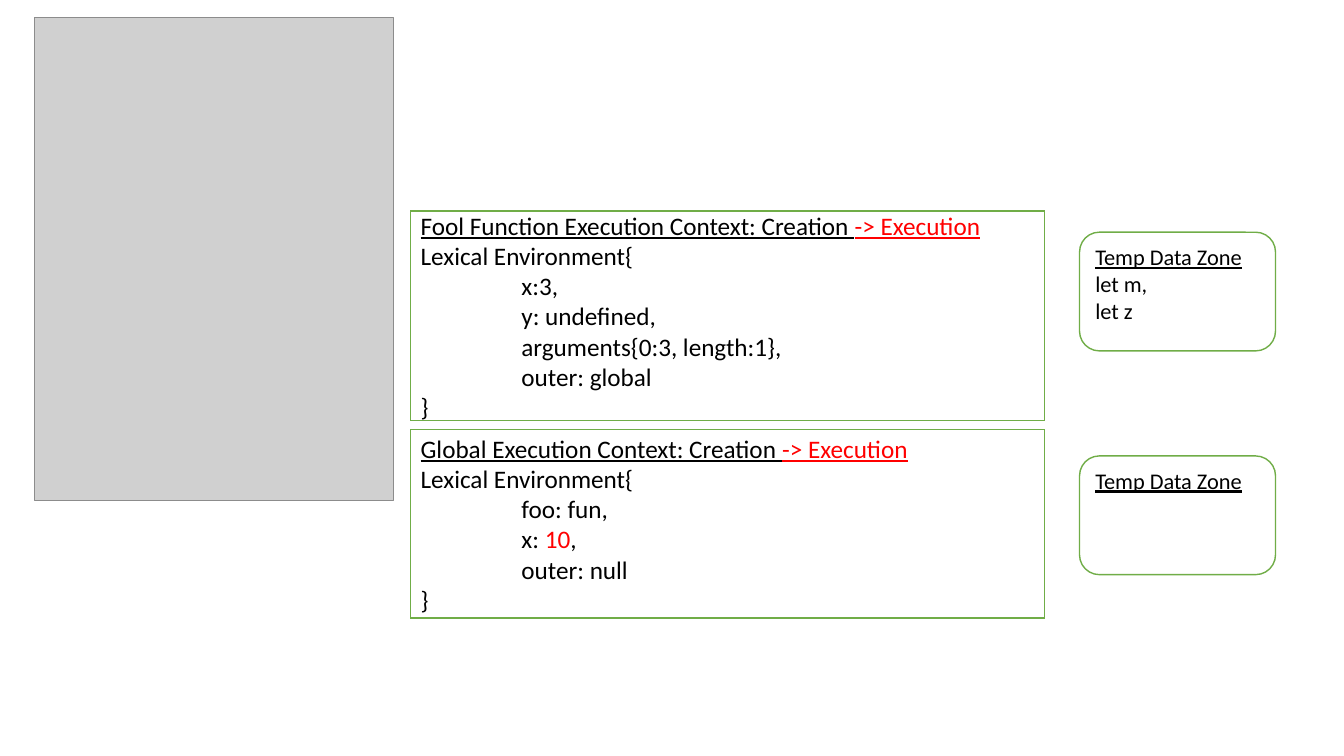
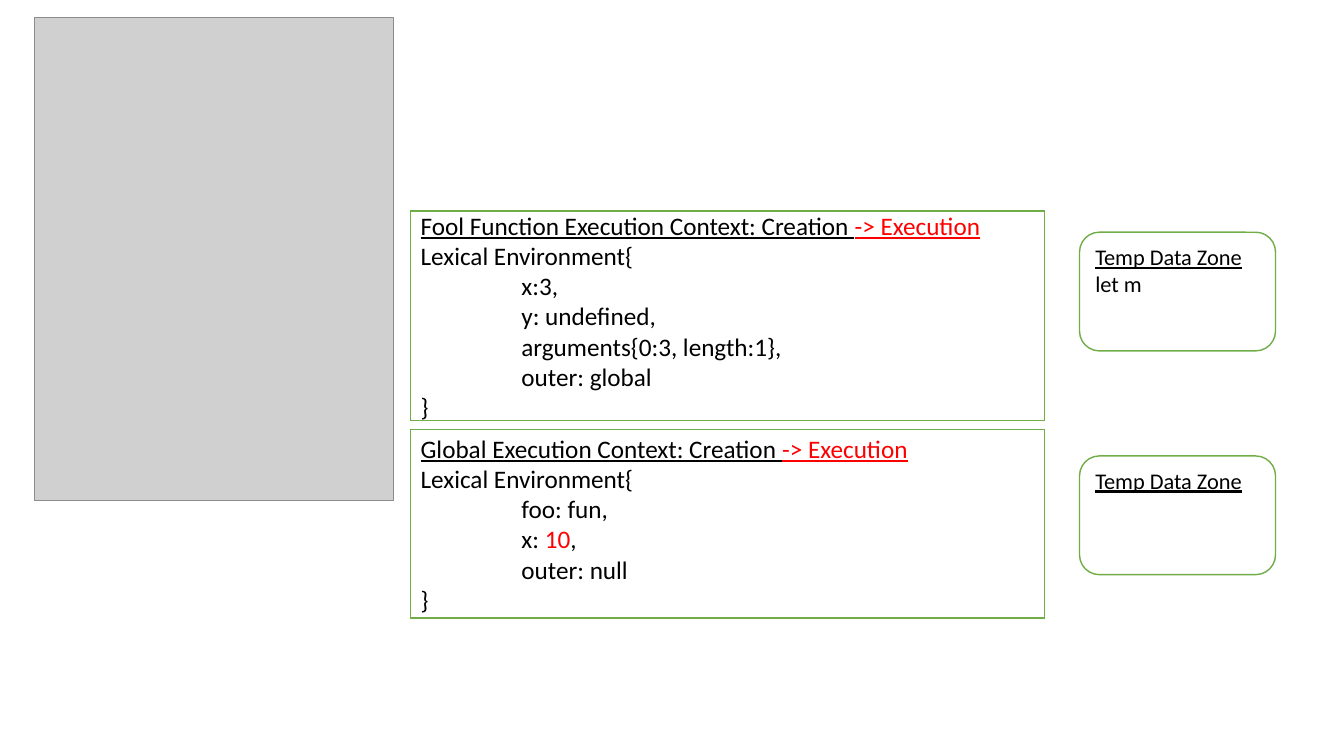
Before and after one commit to HeinHtetZawNeo/HeinHtetZawNeo.github.io, a slide deck: slide 8 of Lab6/ProblemB.pptx (slide 9 before the commit). Drawn at 1344x756 pixels with LibreOffice and Linux fonts; fonts in the diff are those of the drawing; grey boxes stand for pictures. Boxes give left, top, right and bottom in pixels: in the first picture for what was removed or moved away, otherwise in the second. Text is boxed around its words. In the diff, an @@ line names an element or a change of style, - is before the commit and + after.

```diff
--- a/Lab6/ProblemB.pptx
+++ b/Lab6/ProblemB.pptx
@@ text in rounded rectangle at (1095,276,1142,292): text changed @@
-let m,
-let z
+let m
```
Also in this commit, not shown: 7 other slides changed, 1 slide added, 7 other files.
